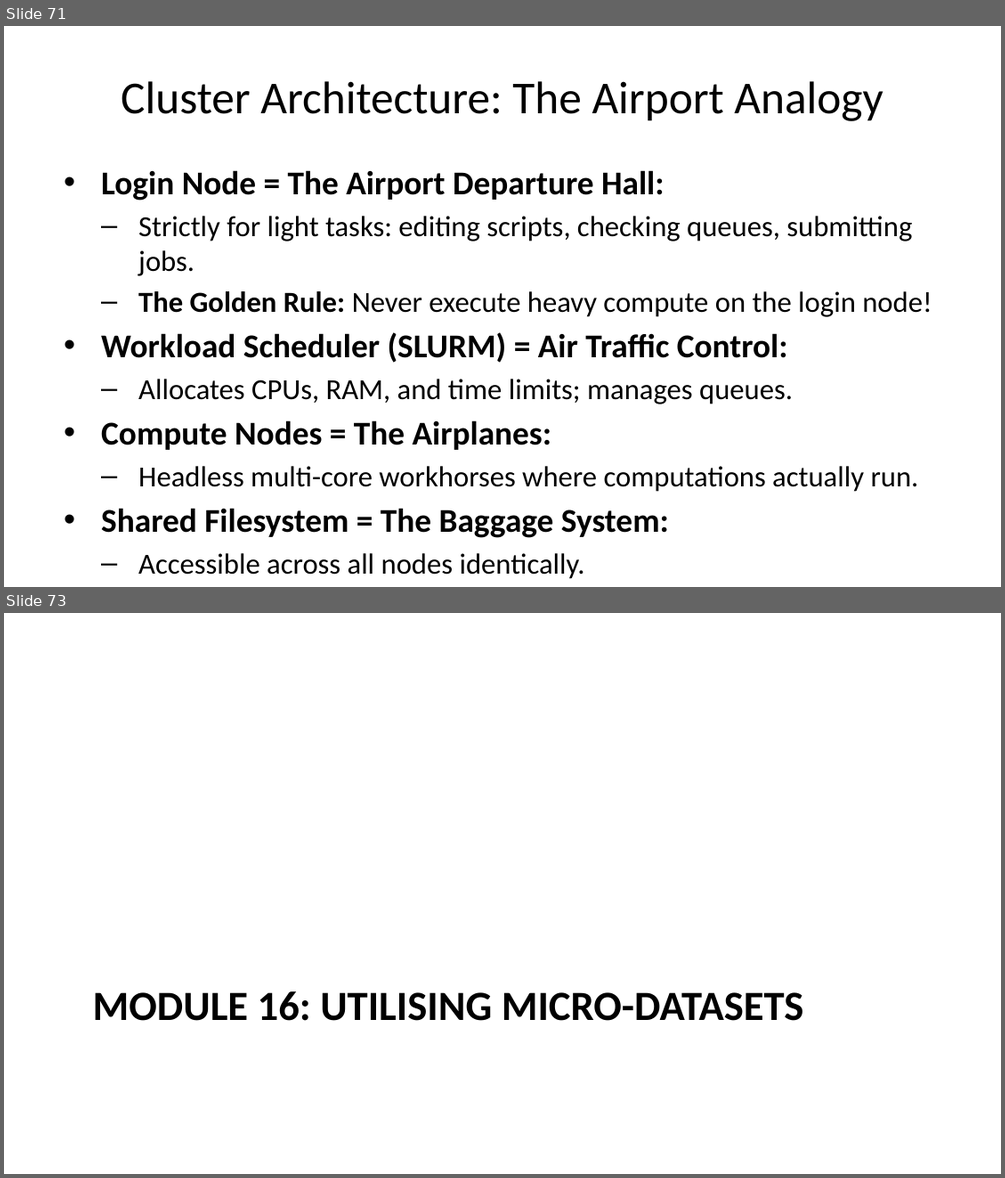
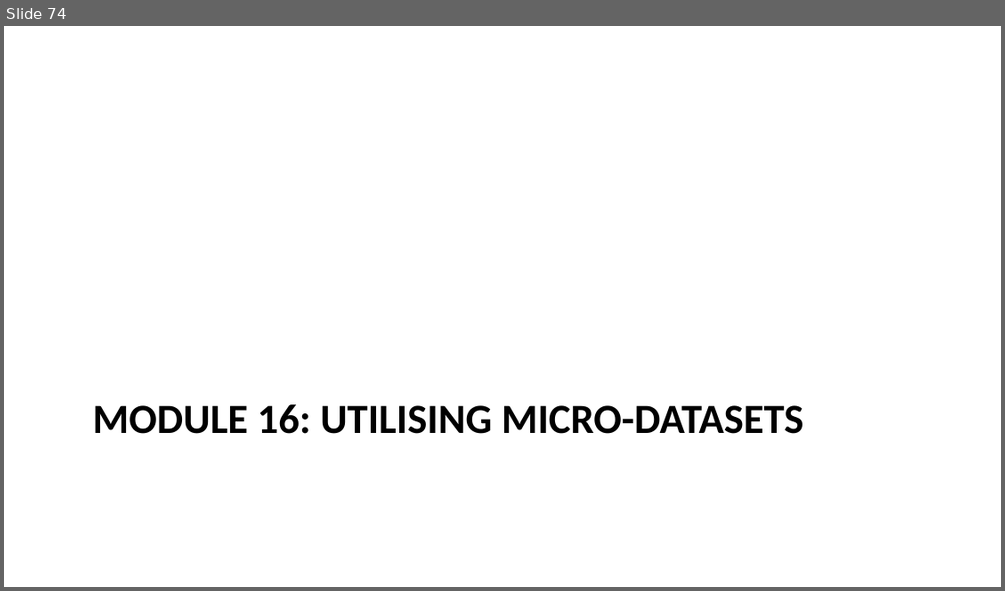
Before and after one commit to cambiotraining/low-resource-bioinformatics, a slide deck: course_files/slides.pptx. Shown one above the other, each under a label of ours: slides 71 and 73 before the commit, slide 74 after it; the slides between them are not shown. The pictures are 1005x1178 and 1005x591 pixels, drawn with LibreOffice and Linux fonts; fonts in the diff are those of the drawing. Boxes give left, top, right and bottom in pixels: in the first picture for what was removed or moved away, otherwise in the second. Text is boxed around its words. In the diff, an @@ line names an element or a change of style, - is before the commit and + after.

```diff
--- a/course_files/slides.pptx
+++ b/course_files/slides.pptx
@@ slide 71 removed at [4, 26, 1001, 587], background #FFFFFF @@
@@ title removed at [121, 81, 882, 121] @@
-Cluster Architecture: The Airport Analogy
@@ text removed at [101, 170, 931, 538] @@
-• Login Node = The Airport Departure Hall:
-  – Strictly for light tasks: editing scripts, checking queues, submitting jobs.
-  – The Golden Rule: Never execute heavy compute on the login node!
-• Workload Scheduler (SLURM) = Air Traffic Control:
-  – Allocates CPUs, RAM, and time limits; manages queues.
-• Compute Nodes = The Airplanes:
-  – Headless multi-core workhorses where computations actually run.
-• Shared Filesystem = The Baggage System:
-  – Accessible across all nodes identically.
@@ what was slide 73 is now slide 74 @@
```
Also in this commit, not shown: 1 slide changed, 3 slides added, 1 other slide removed, 27 other files.
